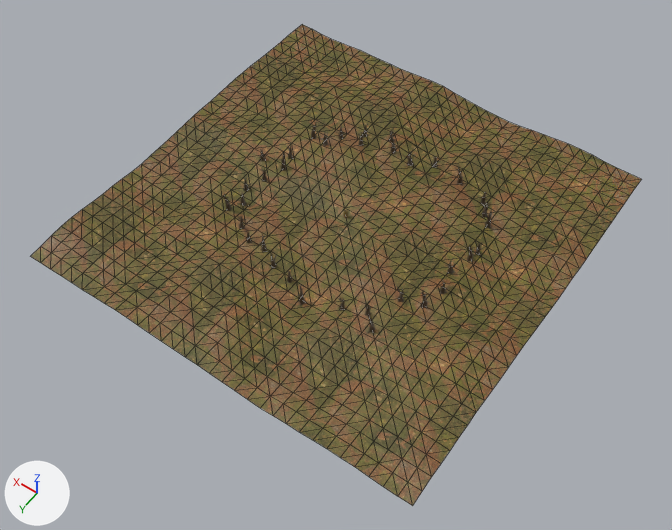
The OBJ model assets/environment/terrain.obj, before and after one commit.
One viewpoint serves both versions: a 50 mm lens placed at (-79.9, 115.9, 163.6), pointed at (-6.0, 12.5, 1.1). Every picture has the same lights, and +X, +Y and +Z are marked at lower left. Mesh edges are drawn as thin lines on the coarser meshes. Where no turn or scale is listed for an object, it has been applied to the vertices.

Script lines for the objects in view, before the commit:
```python
me_plane = bpy.data.meshes.new('Plane')
me_plane.from_pydata(...)  # 1024 vertices, 1922 faces; spans x -50.3..50.3, y -50.3..50.3, z 0.3..3.5
me_plane.materials.append(mat_ground068)  # picture img_ground068_1k_png_color_png
ob_plane = bpy.data.objects.new('Plane', me_plane)
ob_plane.location = (0.0, 0.0, 0.0)
```
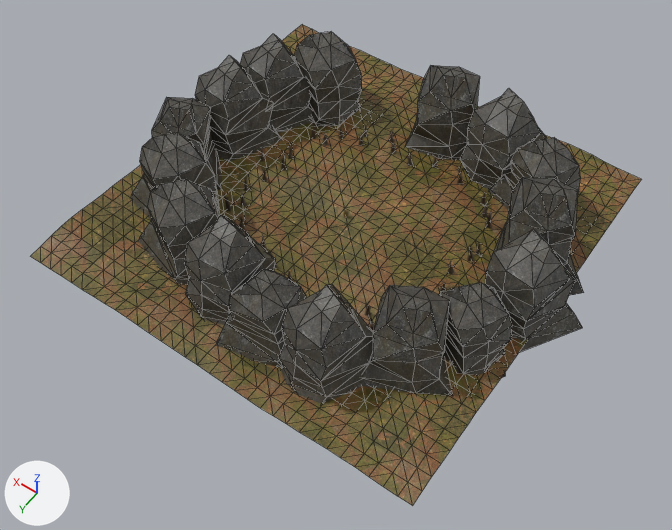
Commit message: add mountains for forest boundary

Changed parts and their boxes (x1, y1, x2, y2) in the pictures (672 x 530 px):
'Mountain.011', added: after (279, 284, 373, 404)
'Mountain.003', added: after (362, 285, 452, 395)
'Mountain.012', added: after (485, 229, 582, 352)
'Mountain', added: after (184, 215, 276, 325)
'Mountain.009', added: after (195, 55, 282, 162)
'Mountain.013', added: after (216, 269, 307, 367)
'Mountain.008', added: after (439, 282, 512, 378)
'Mountain.001', added: after (405, 65, 480, 160)
'Mountain.007', added: after (139, 180, 220, 284)
'Mountain.010', added: after (460, 88, 547, 190)
'Mountain.002', added: after (494, 177, 584, 295)
'Mountain.005', added: after (294, 32, 362, 127)
'Mountain.014', added: after (240, 34, 312, 133)
'Mountain.015', added: after (131, 132, 220, 220)
'Mountain.006', added: after (489, 137, 581, 211)
'Mountain.004', added: after (152, 97, 222, 190)

Patch to the scene script:
```diff
--- a/assets/environment/terrain.obj.py
+++ b/assets/environment/terrain.obj.py
@@ ob_mountain_015 @@
+ob_mountain_015 = bpy.data.objects.new('Mountain.015', me_mountain_015)  # 42 vertices, 80 faces; spans x 21.8..44.8, y 5.5..27.8, z -2.4..22.8; in mat_material_001 (picture img_rock030_1k_png_color_png)
+ob_mountain_015.location = (0.0, 0.0, 0.0)
@@ ob_mountain_014 @@
+ob_mountain_014 = bpy.data.objects.new('Mountain.014', me_mountain_014)  # 42 vertices, 80 faces; spans x 21.5..43.3, y -29.4..-8.1, z -2.4..22.8; in mat_material_001 (picture img_rock030_1k_png_color_png)
+ob_mountain_014.location = (0.0, 0.0, 0.0)
@@ ob_mountain_013 @@
+ob_mountain_013 = bpy.data.objects.new('Mountain.013', me_mountain_013)  # 42 vertices, 80 faces; spans x -14.2..3.2, y 25.7..46.0, z -2.2..20.5; in mat_material_001 (picture img_rock030_1k_png_color_png)
+ob_mountain_013.location = (0.0, 0.0, 0.0)
@@ ob_mountain_012 @@
+ob_mountain_012 = bpy.data.objects.new('Mountain.012', me_mountain_012)  # 42 vertices, 80 faces; spans x -57.5..-35.4, y -10.9..9.8, z -2.4..22.8; in mat_material_001 (picture img_rock030_1k_png_color_png)
+ob_mountain_012.location = (0.0, 0.0, 0.0)
@@ ob_mountain_011 @@
+ob_mountain_011 = bpy.data.objects.new('Mountain.011', me_mountain_011)  # 42 vertices, 80 faces; spans x -32.3..-10.2, y 24.0..44.7, z -2.4..22.8; in mat_material_001 (picture img_rock030_1k_png_color_png)
+ob_mountain_011.location = (0.0, 0.0, 0.0)
@@ ob_mountain_010 @@
+ob_mountain_010 = bpy.data.objects.new('Mountain.010', me_mountain_010)  # 42 vertices, 80 faces; spans x -33.3..-11.2, y -44.6..-23.9, z -2.4..22.8; in mat_material_001 (picture img_rock030_1k_png_color_png)
+ob_mountain_010.location = (0.0, 0.0, 0.0)
@@ ob_mountain_009 @@
+ob_mountain_009 = bpy.data.objects.new('Mountain.009', me_mountain_009)  # 42 vertices, 80 faces; spans x 25.1..47.2, y -17.0..3.7, z -2.4..22.8; in mat_material_001 (picture img_rock030_1k_png_color_png)
+ob_mountain_009.location = (0.0, 0.0, 0.0)
@@ ob_mountain_008 @@
+ob_mountain_008 = bpy.data.objects.new('Mountain.008', me_mountain_008)  # 42 vertices, 80 faces; spans x -50.1..-28.9, y 1.9..22.5, z -2.2..20.5; in mat_material_001 (picture img_rock030_1k_png_color_png)
+ob_mountain_008.location = (0.0, 0.0, 0.0)
@@ ob_mountain_007 @@
+ob_mountain_007 = bpy.data.objects.new('Mountain.007', me_mountain_007)  # 42 vertices, 80 faces; spans x 11.0..34.5, y 14.7..37.6, z -2.4..22.8; in mat_material_001 (picture img_rock030_1k_png_color_png)
+ob_mountain_007.location = (0.0, 0.0, 0.0)
@@ ob_mountain_006 @@
+ob_mountain_006 = bpy.data.objects.new('Mountain.006', me_mountain_006)  # 42 vertices, 80 faces; spans x -43.2..-22.0, y -41.7..-21.2, z -2.2..20.5; in mat_material_001 (picture img_rock030_1k_png_color_png)
+ob_mountain_006.location = (0.0, 0.0, 0.0)
@@ ob_mountain_005 @@
+ob_mountain_005 = bpy.data.objects.new('Mountain.005', me_mountain_005)  # 42 vertices, 80 faces; spans x 14.8..38.3, y -41.8..-18.9, z -2.4..22.8; in mat_material_001 (picture img_rock030_1k_png_color_png)
+ob_mountain_005.location = (0.0, 0.0, 0.0)
@@ ob_mountain_004 @@
+ob_mountain_004 = bpy.data.objects.new('Mountain.004', me_mountain_004)  # 42 vertices, 80 faces; spans x 28.6..49.3, y -2.1..18.9, z -2.2..20.5; in mat_material_001 (picture img_rock030_1k_png_color_png)
+ob_mountain_004.location = (0.0, 0.0, 0.0)
@@ ob_mountain_003 @@
+ob_mountain_003 = bpy.data.objects.new('Mountain.003', me_mountain_003)  # 42 vertices, 80 faces; spans x -46.4..-23.3, y 13.8..37.0, z -2.4..22.8; in mat_material_001 (picture img_rock030_1k_png_color_png)
+ob_mountain_003.location = (0.0, 0.0, 0.0)
@@ ob_mountain_002 @@
+ob_mountain_002 = bpy.data.objects.new('Mountain.002', me_mountain_002)  # 42 vertices, 80 faces; spans x -53.6..-30.5, y -26.5..-3.3, z -2.4..22.8; in mat_material_001 (picture img_rock030_1k_png_color_png)
+ob_mountain_002.location = (0.0, 0.0, 0.0)
@@ ob_mountain_001 @@
+ob_mountain_001 = bpy.data.objects.new('Mountain.001', me_mountain_001)  # 42 vertices, 80 faces; spans x -18.5..4.6, y -46.0..-22.7, z -2.4..22.8; in mat_material_001 (picture img_rock030_1k_png_color_png)
+ob_mountain_001.location = (0.0, 0.0, 0.0)
@@ ob_mountain @@
+ob_mountain = bpy.data.objects.new('Mountain', me_mountain)  # 42 vertices, 80 faces; spans x -4.3..18.3, y 22.1..41.6, z -2.4..22.8; in mat_material_001 (picture img_rock030_1k_png_color_png)
+ob_mountain.location = (0.0, 0.0, 0.0)
```
